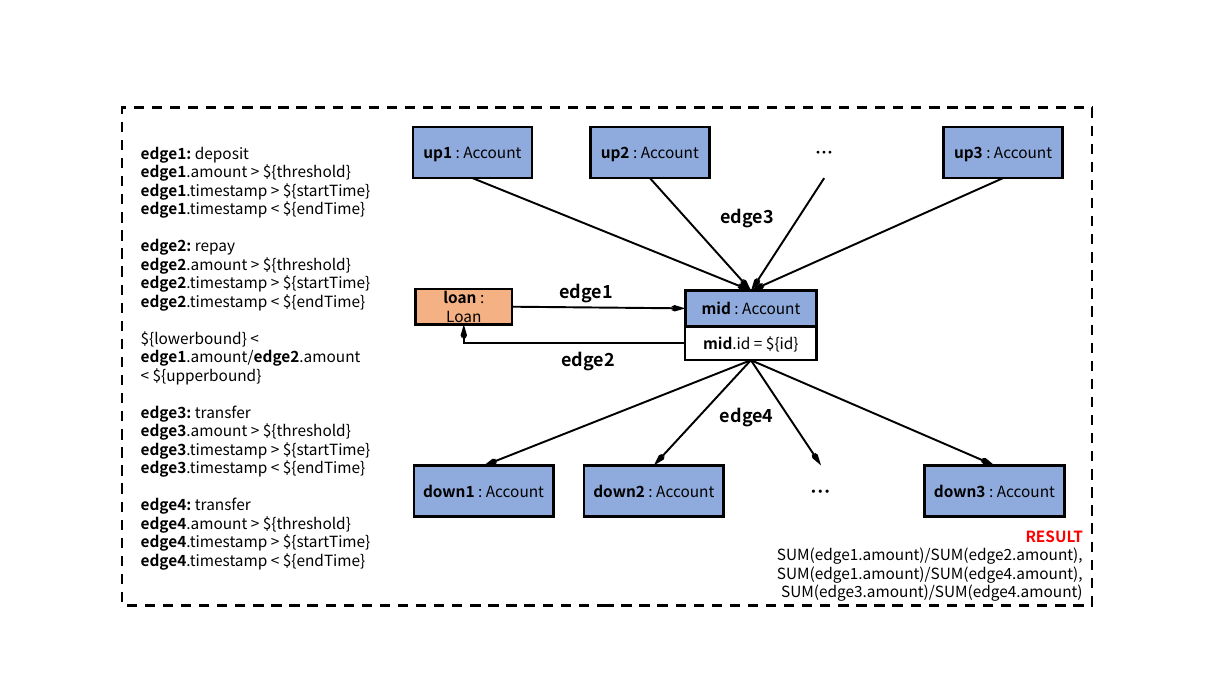
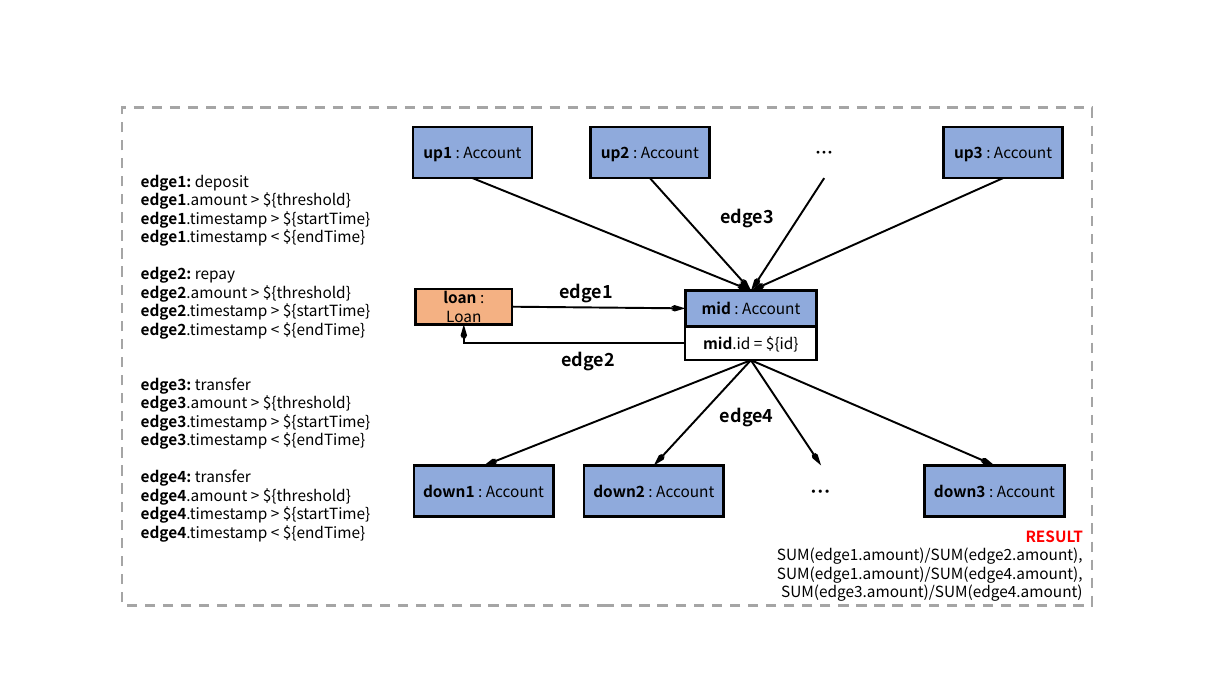
Before and after one commit to ldbc/ldbc_finbench_docs, a slide deck: slide 9 of patterns/transaction-complex-read.pptx. Drawn at 1232x693 pixels with LibreOffice and Linux fonts; fonts in the diff are those of the drawing. Boxes give left, top, right and bottom in pixels: in the first picture for what was removed or moved away, otherwise in the second. Text is boxed around its words. In the diff, an @@ line names an element or a change of style, - is before the commit and + after.

```diff
--- a/patterns/transaction-complex-read.pptx
+++ b/patterns/transaction-complex-read.pptx
@@ rectangle "RESULT" at <box>122,108,1092,605</box>: outline #000000 2 pt dashed to #A5A5A5 2 pt dashed @@
@@ text at <box>141,331,361,385</box>: paragraphs removed @@
-${lowerbound} < edge1.amount/edge2.amount
-< ${upperbound}
```
Also in this commit, not shown: 11 other slides changed, 40 other files.
